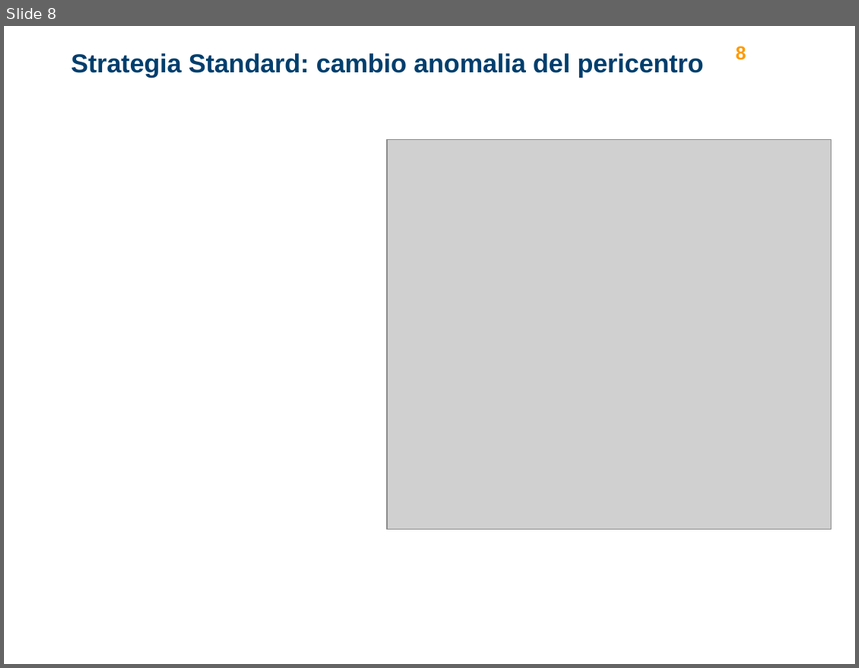
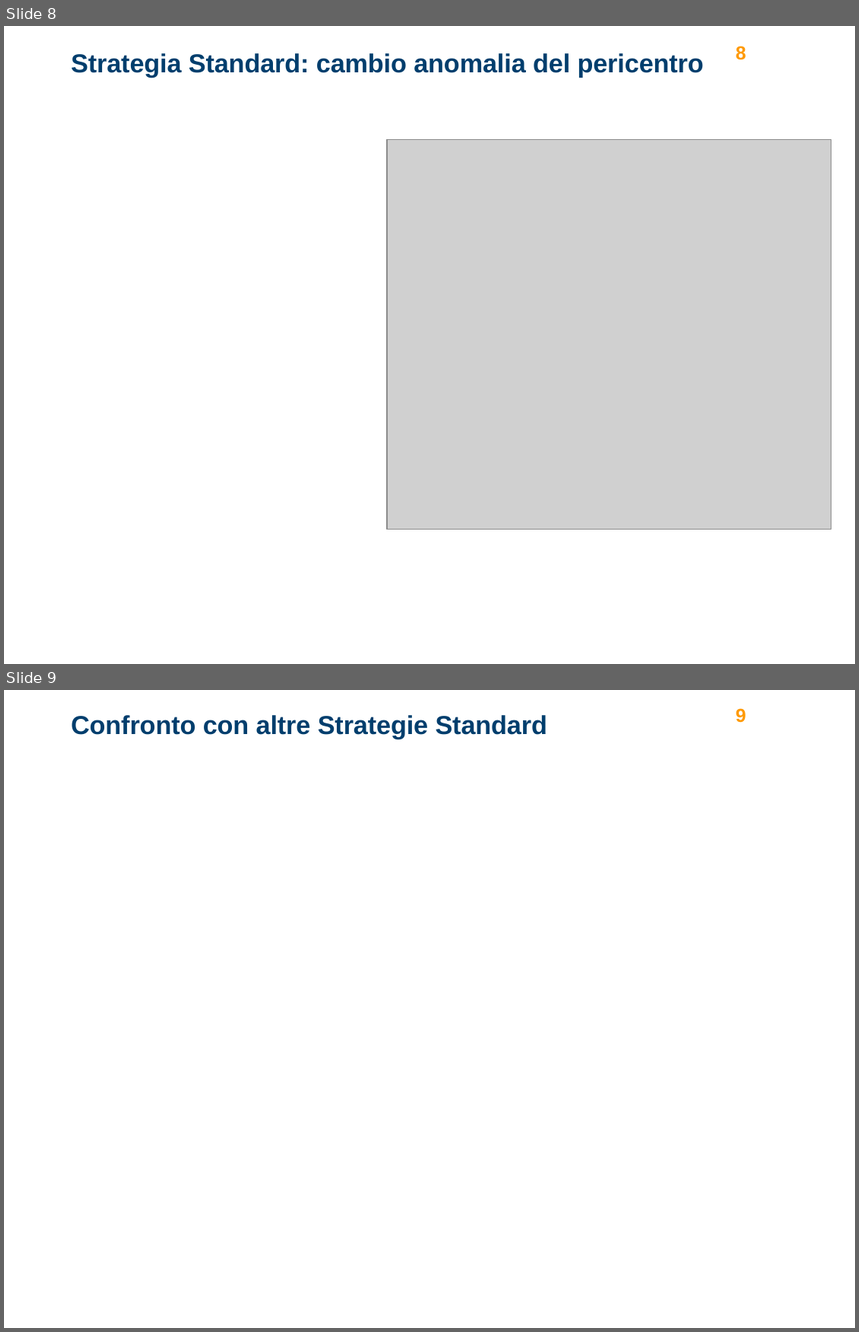
Before and after one commit to turcualexd/IAMS-progetto, a slide deck: Modelli relazione/ppt_presentazione.pptx. Shown one above the other, each under a label of ours: slide 8 before the commit, slides 8 and 9 after it. The pictures are 859x668 and 859x1332 pixels, drawn with LibreOffice and Linux fonts; fonts in the diff are those of the drawing; grey boxes stand for pictures; background and template pictures are left out. Boxes give left, top, right and bottom in pixels: in the first picture for what was removed or moved away, otherwise in the second. Text is boxed around its words. In the diff, an @@ line names an element or a change of style, - is before the commit and + after.

```diff
--- a/Modelli relazione/ppt_presentazione.pptx
+++ b/Modelli relazione/ppt_presentazione.pptx
@@ slide 9 added at [4, 690, 855, 1328], background #FFFFFF @@
@@ text added at [736, 708, 747, 723], 16 pt, text #FF9900, bold @@
+9
@@ title added at [71, 715, 548, 739], 22 pt, text #003E6D, bold @@
+Confronto con altre Strategie Standard
```
Also in this commit, not shown: 4 slides changed, 1 other slide added, 1 slide removed.
